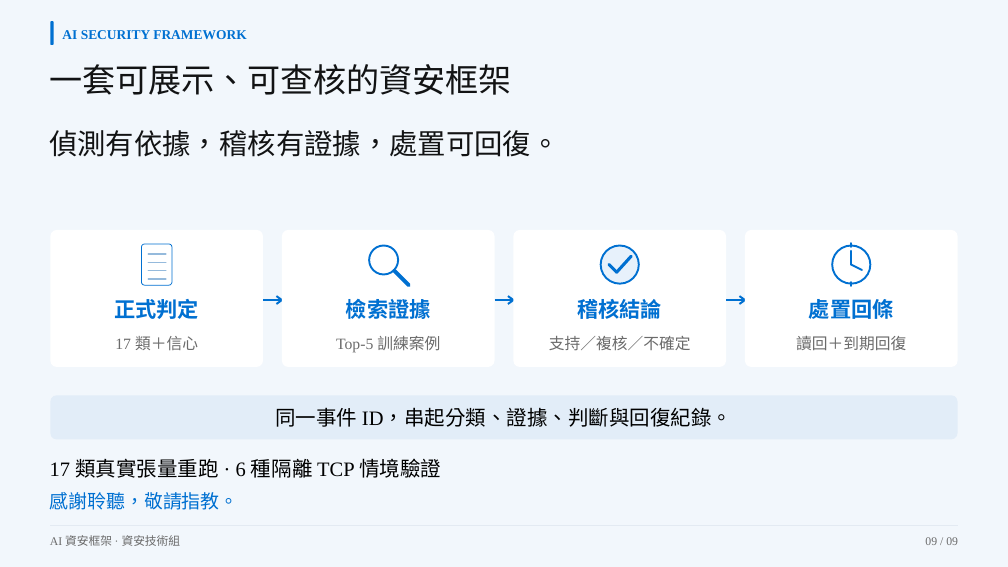
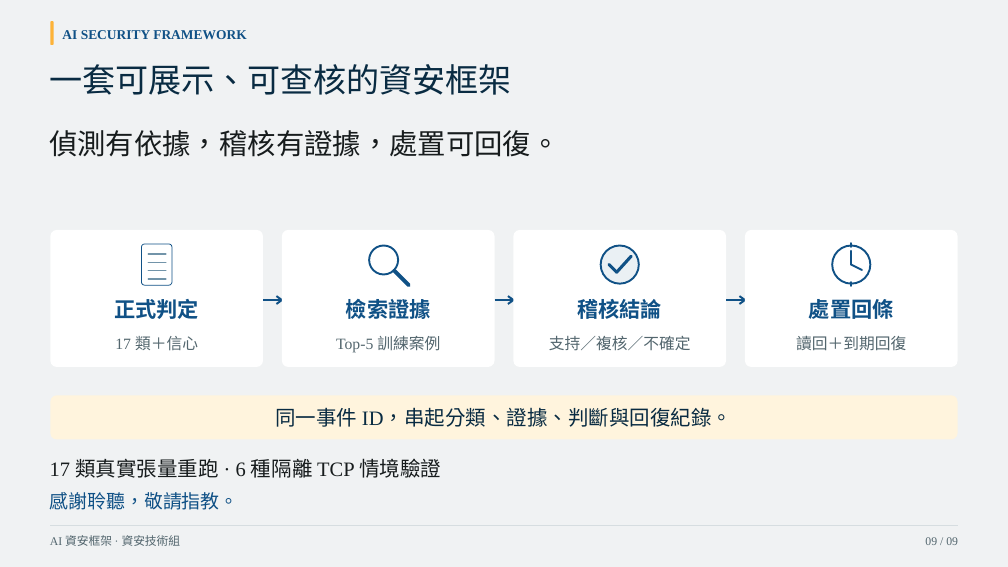
Before and after one commit to Lily09-project/innoserve-competition, a slide deck: slide 9 of deliverables/決賽簡報_AI資安框架.pptx. Drawn at 1008x567 pixels with LibreOffice and Linux fonts; fonts in the diff are those of the drawing. Boxes give left, top, right and bottom in pixels: in the first picture for what was removed or moved away, otherwise in the second. Text is boxed around its words. In the diff, an @@ line names an element or a change of style, - is before the commit and + after.

```diff
--- a/deliverables/決賽簡報_AI資安框架.pptx
+++ b/deliverables/決賽簡報_AI資安框架.pptx
@@ background #F2F7FC to #F0F2F3 @@
@@ rounded rectangle at [51, 21, 54, 45]: fill #0070D1 to #FDB338 @@
@@ text "一套可展示、可查核的資安框架" at [49, 64, 511, 95]: text colour #121314 to #092B42 @@
@@ rounded rectangle at [141, 244, 172, 285]: outline #0070D1 0.73 pt to #105186 0.73 pt @@
@@ ellipse at [601, 246, 639, 284]: fill #E7F1FB to #EAF0F4; outline #0070D1 1.82 pt to #105186 1.82 pt @@
@@ freeform shape at [609, 265, 617, 272]: outline #0070D1 2.91 pt to #105186 2.91 pt @@
@@ freeform shape at [617, 256, 631, 272]: outline #0070D1 2.91 pt to #105186 2.91 pt @@
@@ outline #95BADC 1.45 pt to #7294A9 1.45 pt in 4 elements at [148, 254, 166, 255], [148, 262, 166, 263], [148, 271, 166, 271], [148, 279, 166, 280] @@
@@ freeform shape at [395, 271, 409, 285]: outline #0070D1 3.63 pt to #105186 3.63 pt @@
@@ outline #0070D1 1.87 pt to #105186 1.87 pt in 6 elements at [263, 300, 282, 301], [277, 296, 282, 304], [495, 300, 513, 301], [508, 296, 513, 304], [726, 300, 745, 301], [740, 296, 745, 304] @@
@@ outline #0070D1 1.82 pt to #105186 1.82 pt in 6 elements at [369, 246, 398, 274], [833, 246, 870, 284], [851, 251, 852, 265], [851, 265, 862, 270], [851, 243, 852, 247], [851, 282, 852, 286] @@
@@ rounded rectangle at [51, 395, 958, 439]: fill #E2EDF8 to #FFF4DD @@
@@ text "同一事件 ID，串起分類、證據、判斷與回復紀錄。" at [275, 407, 732, 427]: text colour #000000 to #092B42 @@
@@ text "17 類真實張量重跑 · 6 種隔離 ..." at [50, 458, 441, 478]: text colour #000000 to #171C1D @@
@@ text colour #0070D1 to #105186 in 6 elements at [62, 30, 247, 39], [114, 299, 199, 319], [346, 295, 431, 322], [577, 295, 662, 322], [809, 295, 894, 322], [50, 492, 239, 510] @@
@@ freeform shape at [51, 526, 958, 526]: outline #E3EAF2 0.75 pt to #D6DDE0 0.75 pt @@
@@ text colour #6B6B6B to #53666E in 6 elements at [115, 336, 198, 351], [336, 336, 440, 353], [549, 336, 691, 351], [796, 336, 906, 351], [50, 535, 181, 546], [925, 537, 958, 545] @@
```
Also in this commit, not shown: 10 other slides changed, 40 other files.
